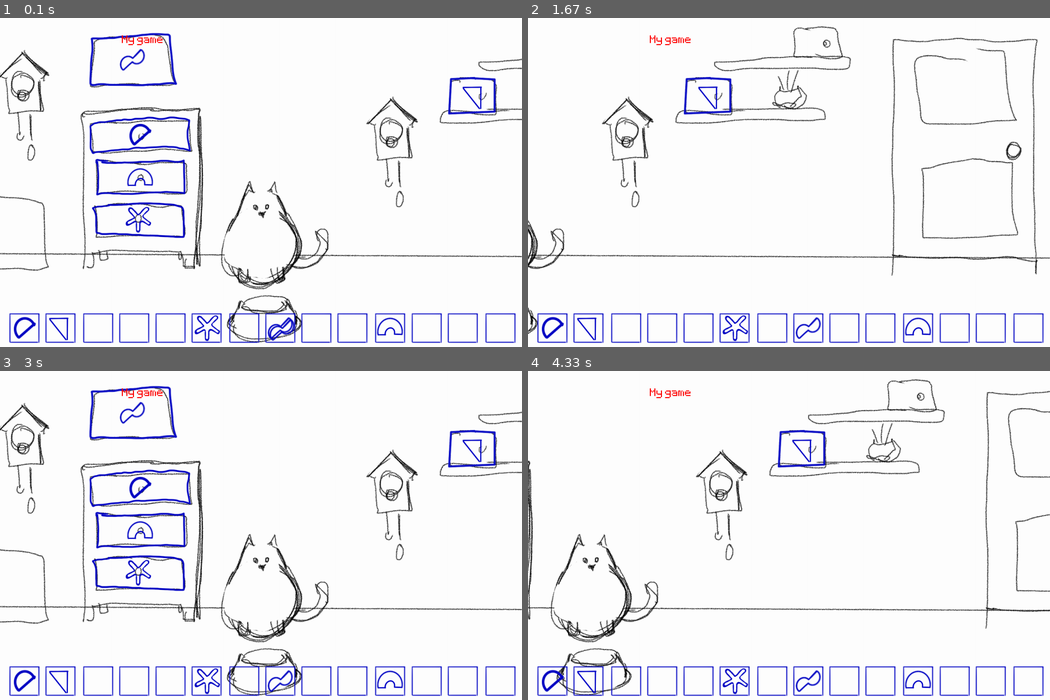
Above: before the commit, frames 1-4 (two rows, left to right).
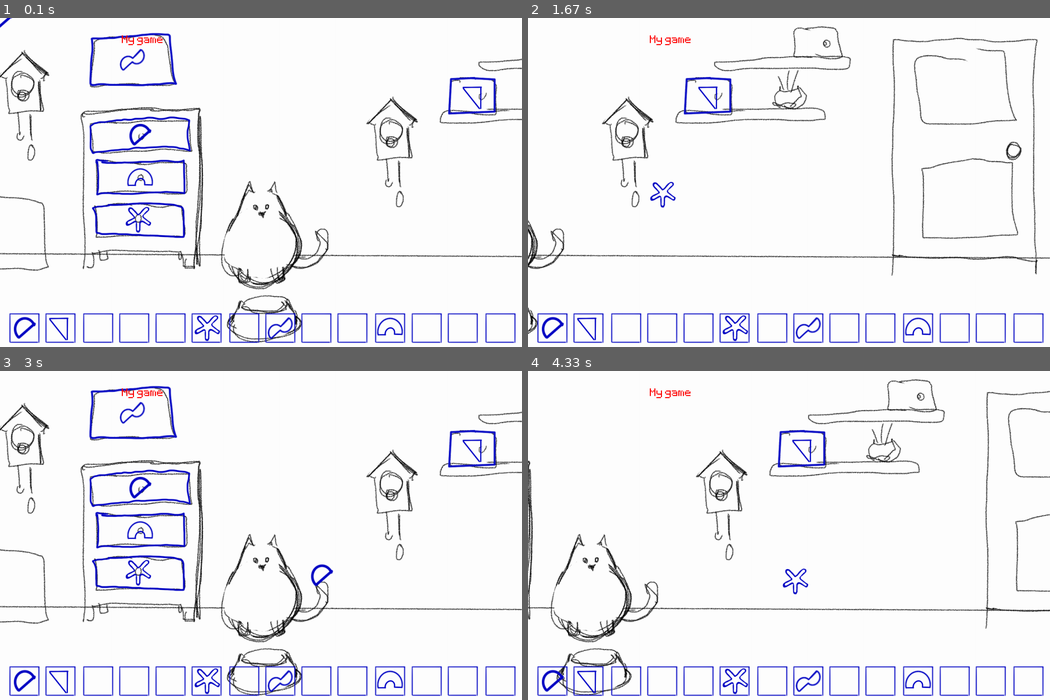
Above: after the commit, the same moments.

Repository: Bchan1999/Feed-The-Cat-PyGame
Game: pygame game, started from window.py
Same seed, same stepped clock (60 frames per second), same inputs: the game is played once before the commit and once after it.
Inputs (mouse positions are in pixels of both pictures, inside the frame that each line leads up to):
- Up to frame 1 (0.1 s): no input
- Up to frame 2 (1.67 s): hold Right 0.33-0.8 s; move the mouse to (768, 208) at 0.37 s; hold Up 0.83-1.13 s; move the mouse to (956, 182) at 0.87 s; hold Right 1.17-1.63 s; move the mouse to (663, 195) at 1.2 s
- Up to frame 3 (3 s): hold Left 1.67-2.2 s; move the mouse to (99, 492) at 1.7 s; hold Down 2.23-2.53 s; move the mouse to (339, 423) at 2.27 s; hold Left 2.57-2.97 s; move the mouse to (323, 574) at 2.6 s
- Up to frame 4 (4.33 s): hold Up 3-3.37 s; move the mouse to (799, 426) at 3.03 s; hold Right 3.4-4.03 s; move the mouse to (601, 535) at 3.43 s; hold Down from 4.07 s (still down); move the mouse to (794, 581) at 4.1 s

The runs differ from the first frame. In frame 1, 0.1% of the frame differs, in the area x 0-57%, y 0-99%; in frame 2, 0.1%; in frame 3, 0.1%; in frame 4, 0.1%, in the area x 48-54%, y 60-68%.

Commit message:
can cycle through mouse keys

Diff:
--- a/Key.py
+++ b/Key.py
@@ -1,5 +1,4 @@
 import pygame
-
 
 class Key:
     def __init__(self, screen, keyImg, keyHighlight, rectx, recty):
--- a/Player.py
+++ b/Player.py
@@ -4,11 +4,11 @@
 class Player:
     def __init__(self, key, screen):
         self.key = pygame.image.load(key).convert_alpha()
-        self.keyRect = self.key.get_rect(center=(0, 0))
+        self.keyRect = self.key.get_rect(center=(300, 300))
         self.mask = pygame.mask.from_surface(self.key)
         self.screen = screen
 
     def draw(self):
         if pygame.mouse.get_pos():
             self.keyRect.center = pygame.mouse.get_pos()  # update position
-            self.screen.blit(self.key, self.keyRect.center)
+        self.screen.blit(self.key, self.keyRect)
--- a/window.py
+++ b/window.py
@@ -38,6 +38,7 @@
 
 doorlist = []
 keyList = []
+mouseKeys = []
 
 touching = False
 posClick = any
@@ -45,13 +46,16 @@
 rflag = False
 lflag = False
 
+# state
+keyState = 0
+
 # loads all door images from graphics
 # x variable defines how many doors need to be loaded into the game
 # A is closed door
 # B is open door
 while (x <= doorlen):
-    file = 'graphics/Door' + str(x) + 'A.png'
-    fileB = 'graphics/Door' + str(x) + 'B.png'
+    file = 'graphics/Doors/Door' + str(x) + 'A.png'
+    fileB = 'graphics/Doors/Door' + str(x) + 'B.png'
     door = Door(screen, rectx, recty, file, fileB)
     doorlist.append(door)
 
@@ -59,11 +63,11 @@
     keyHighlightFile = 'graphics/Keys/Key' + str(x) + 'H.png'
     key = Key(screen, keyFile, keyHighlightFile, rectx, recty)
     keyList.append(key)
+
+    mouseFile = 'graphics/MouseKeys/Key' + str(x) + '.png'
+    player = Player(mouseFile, screen)
+    mouseKeys.append(player)
     x += 1
-
-print(doorlist)
-
-player = Player('graphics/Keys/Key3.png', screen)
 
 
 def addSpeed():
@@ -97,6 +101,12 @@
                 lflag = True
                 screen_change = 15
                 rect_change = 15
+            if event.key == pygame.K_UP:
+                if (len(mouseKeys) - 1 == keyState):
+                    keyState = 0
+                else:
+                    keyState += 1
+                print(keyState)
         if event.type == pygame.KEYUP:
             if event.key == pygame.K_RIGHT:
                 screen_change = 0
@@ -110,7 +120,12 @@
                 keyflag = False
                 rflag = False
                 lflag = False
-
+            if event.key == pygame.K_DOWN:
+                if (keyState == 0):
+                    keyState = len(mouseKeys) - 1
+                else:
+                    keyState -= 1
+                print(keyState)
         if event.type == pygame.MOUSEBUTTONUP:
             posClick = pygame.mouse.get_pos()
 
@@ -126,19 +141,30 @@
 
     screen.blit(cat_surface, (screen_pos, 0))  # block image transfer
 
+    # collision
     for i in doorlist:
-        pos_in_mask = pos[0] - i.rect.x, pos[1] - i.rect.y
-        touching = i.rect.collidepoint(*pos) and i.mask.get_at(pos_in_mask)
-        if touching and pos == posClick:
+        # pos_in_mask = pos[0] - i.rect.x, pos[1] - i.rect.y
+        # touching = i.rect.collidepoint(*pos) and i.mask.get_at(pos_in_mask)
+        # if touching and pos == posClick:
+        #
+        i.draw()
+        offsetX = i.rect.x - mouseKeys[keyState].keyRect.left
+        offsetY = i.rect.y - mouseKeys[keyState].keyRect.top
+        if mouseKeys[keyState].mask.overlap(i.mask, (offsetX, offsetY)) and pos == posClick:
             i.setFlag(True)
-        i.draw()
 
     screen.blit(text_surface, (350, 50))
     screen.blit(keyUI, (0, 0))
-    player.draw()
+    mouseKeys[keyState].draw()
 
     for j in keyList:
         j.draw()
 
+    # collision
+
+    # hides mouse cursor
+    pygame.mouse.set_cursor(
+        (8, 8), (0, 0), (0, 0, 0, 0, 0, 0, 0, 0), (0, 0, 0, 0, 0, 0, 0, 0))
+
     pygame.display.update()
     clock.tick(60)  # constant frame rate
Renamed: graphics/Door1A.png -> graphics/Doors/Door1A.PNG
Renamed: graphics/Door1B.png -> graphics/Doors/Door1B.PNG
Renamed: graphics/Door2A.png -> graphics/Doors/Door2A.PNG
Renamed: graphics/Door2B.png -> graphics/Doors/Door2B.PNG
Renamed: graphics/Door3A.png -> graphics/Doors/Door3A.png
Renamed: graphics/Door3B.PNG -> graphics/Doors/Door3B.PNG
Renamed: graphics/Door4A.PNG -> graphics/Doors/Door4A.PNG
Renamed: graphics/Door4B.PNG -> graphics/Doors/Door4B.PNG
Renamed: graphics/Door5A.PNG -> graphics/Doors/Door5A.PNG
Renamed: graphics/Door5B.PNG -> graphics/Doors/Door5B.PNG
Binary file removed: graphics/Fly/Fly1.png
Binary file removed: graphics/Fly/Fly2.png
(and 6 more such lines)
